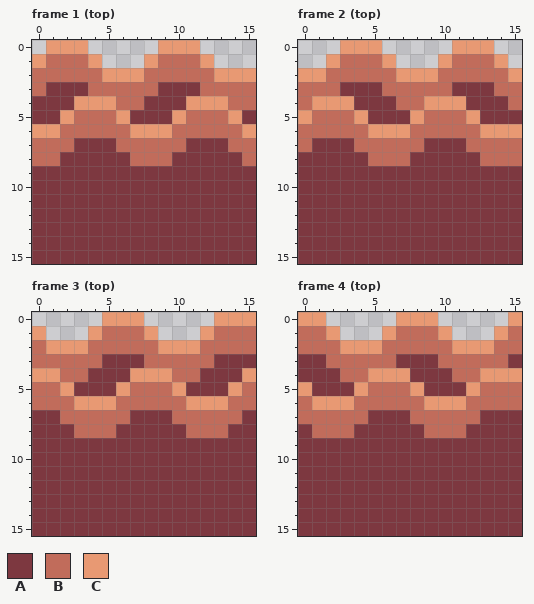
Two states of a pixel-art file, docs/img/kappazushi.ase. Above: the version before the commit.
16x16 pixels, 8 frames. Shown: frame 1 (top), frame 2 (top), frame 3 (top), frame 4 (top).
Visible layers, top first: "Layer 2", "Layer 1".
Palette (. is transparent): A #7d3840  B #c16c5b  C #e89973
Pixels before, frame 1 (top), first column x 0:
 0 .CCC.....CCC....
 1 CBBBC...CBBBC...
 2 BBBBBCCCBBBBBCCC
 3 BAAABBBBBAAABBBB
 4 AAACCCBBAAACCCBB
 5 AACBBBCAAACBBBCA
 6 CCBBBBBCCCBBBBBC
 7 BBBAAABBBBBAAABB
 8 BBAAAAABBBAAAAAB
 9 AAAAAAAAAAAAAAAA
10 AAAAAAAAAAAAAAAA
11 AAAAAAAAAAAAAAAA
12 AAAAAAAAAAAAAAAA
13 AAAAAAAAAAAAAAAA
14 AAAAAAAAAAAAAAAA
15 AAAAAAAAAAAAAAAA
Pixels before, frame 2 (top), first column x 0:
 0 ...CCC.....CCC..
 1 ..CBBBC...CBBBC.
 2 CCBBBBBCCCBBBBBC
 3 BBBAAABBBBBAAABB
 4 BCCCAAABBCCCAAAB
 5 CBBBCAAACBBBCAAA
 6 BBBBBCCCBBBBBCCC
 7 BAAABBBBBAAABBBB
 8 AAAAABBBAAAAABBB
 9 AAAAAAAAAAAAAAAA
10 AAAAAAAAAAAAAAAA
11 AAAAAAAAAAAAAAAA
12 AAAAAAAAAAAAAAAA
13 AAAAAAAAAAAAAAAA
14 AAAAAAAAAAAAAAAA
15 AAAAAAAAAAAAAAAA
Pixels before, frame 3 (top), first column x 0:
 0 .....CCC.....CCC
 1 C...CBBBC...CBBB
 2 BCCCBBBBBCCCBBBB
 3 BBBBBAAABBBBBAAA
 4 CCBBAAACCCBBAAAC
 5 BBCAAACBBBCAAACB
 6 BBBCCCBBBBBCCCBB
 7 AABBBBBAAABBBBBA
 8 AAABBBAAAAABBBAA
 9 AAAAAAAAAAAAAAAA
10 AAAAAAAAAAAAAAAA
11 AAAAAAAAAAAAAAAA
12 AAAAAAAAAAAAAAAA
13 AAAAAAAAAAAAAAAA
14 AAAAAAAAAAAAAAAA
15 AAAAAAAAAAAAAAAA
Pixels before, frame 4 (top), first column x 0:
 0 CC.....CCC.....C
 1 BBC...CBBBC...CB
 2 BBBCCCBBBBBCCCBB
 3 AABBBBBAAABBBBBA
 4 AAABBCCCAAABBCCC
 5 CAAACBBBCAAACBBB
 6 BCCCBBBBBCCCBBBB
 7 BBBBBAAABBBBBAAA
 8 ABBBAAAAABBBAAAA
 9 AAAAAAAAAAAAAAAA
10 AAAAAAAAAAAAAAAA
11 AAAAAAAAAAAAAAAA
12 AAAAAAAAAAAAAAAA
13 AAAAAAAAAAAAAAAA
14 AAAAAAAAAAAAAAAA
15 AAAAAAAAAAAAAAAA
The result:
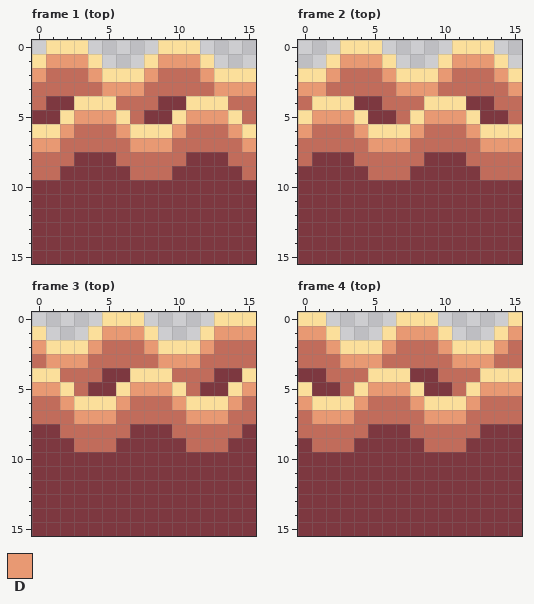
Colours new in this view: D #e89973
Change:
colour C: #e89973 -> #fbdf9b
Changed rows in their new state; - is a pixel that keeps its letter.
Frame 1 (top), layers "Layer 2", "Layer 1":
first column x 0:
 1 -DDD-----DDD----
 2 D---D---D---D---
 3 -BBB-DDD-BBB-DDD
 4 B-------B-------
 5 ---DDD-B---DDD-B
 6 --D---D---D---D-
 7 DD-BBB-DDD-BBB-D
 8 --B---B---B---B-
 9 BB-----BBB-----B
Frame 2 (top), layers "Layer 2", "Layer 1":
first column x 0:
 1 ---DDD-----DDD--
 2 --D---D---D---D-
 3 DD-BBB-DDD-BBB-D
 4 ------B-------B-
 5 -DDD---B-DDD---B
 6 D---D---D---D---
 7 -BBB-DDD-BBB-DDD
 8 B---B---B---B---
 9 -----BBB-----BBB
Frame 3 (top), layers "Layer 2", "Layer 1":
first column x 0:
 1 -----DDD-----DDD
 2 D---D---D---D---
 3 -DDD-BBB-DDD-BBB
 4 ----B-------B---
 5 DD-B---DDD-B---D
 6 --D---D---D---D-
 7 BB-DDD-BBB-DDD-B
 8 --B---B---B---B-
 9 ---BBB-----BBB--
Frame 4 (top), layers "Layer 2", "Layer 1":
first column x 0:
 1 DD-----DDD-----D
 2 --D---D---D---D-
 3 BB-DDD-BBB-DDD-B
 4 --B-------B-----
 5 ---B-DDD---B-DDD
 6 D---D---D---D---
 7 -DDD-BBB-DDD-BBB
 8 B---B---B---B---
 9 -BBB-----BBB----
